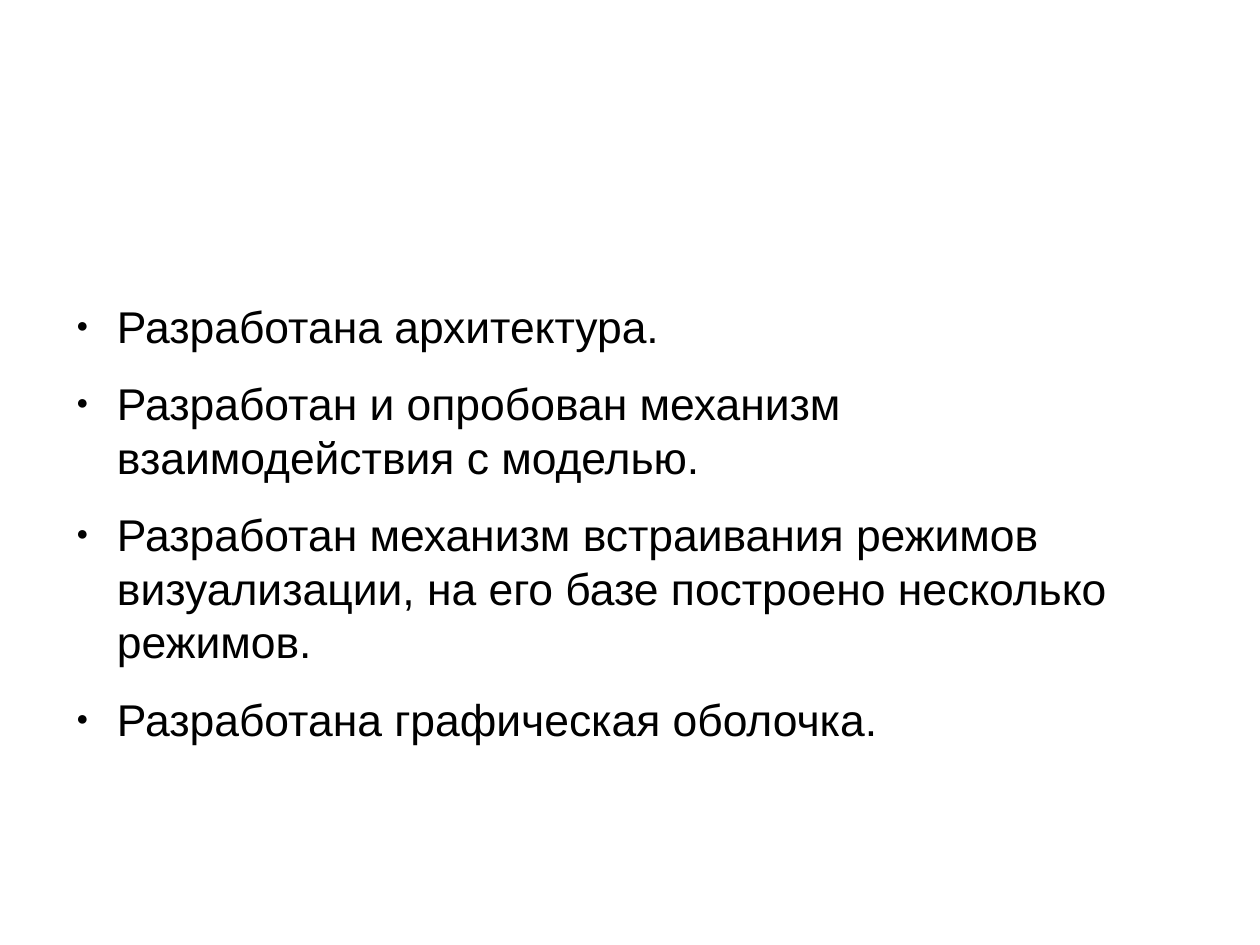
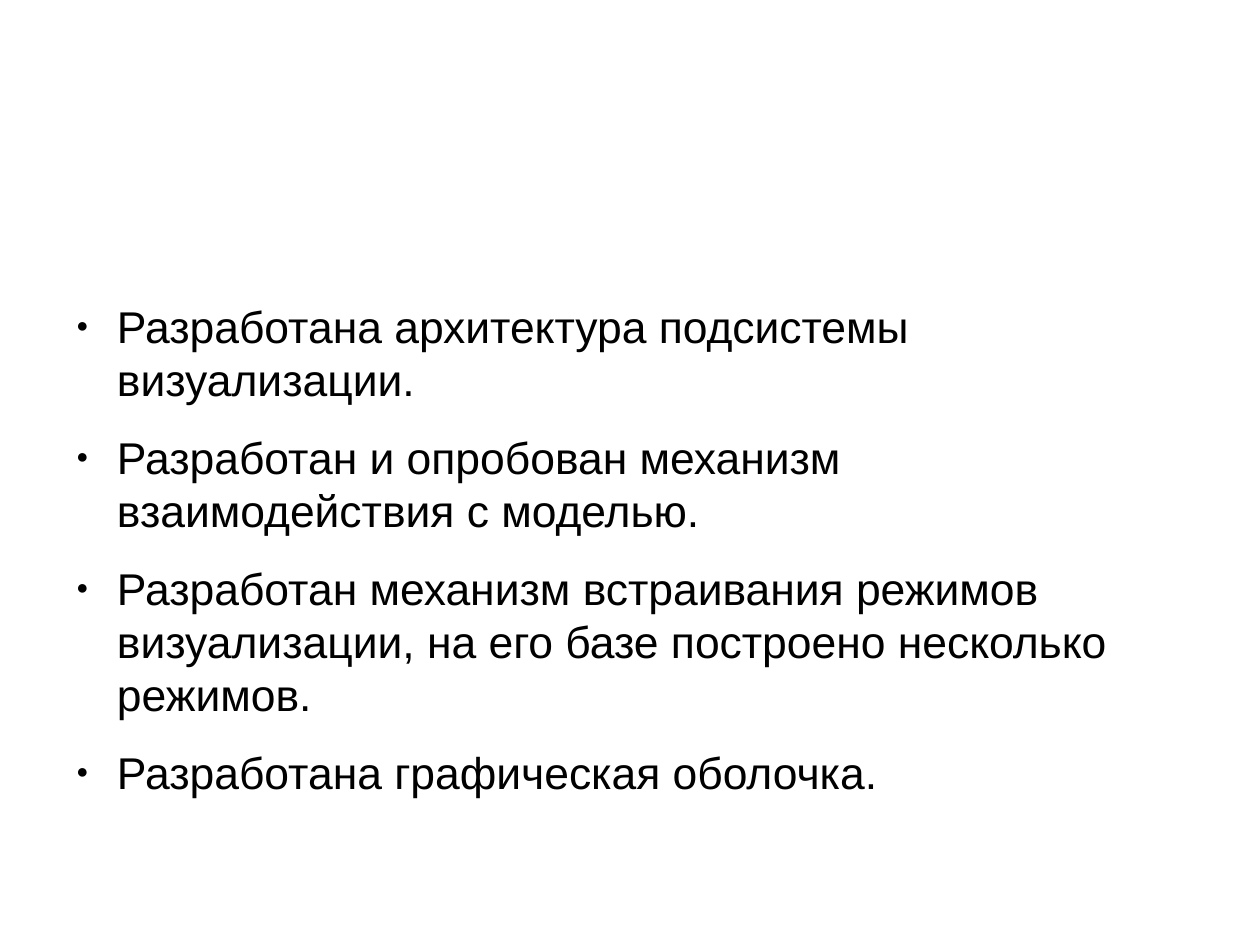
Before and after one commit to zaic/cavis, a slide deck: slide 14 of doc/issc.odp (slide 13 before the commit). Drawn at 1260x945 pixels with LibreOffice and Linux fonts; fonts in the diff are those of the drawing; background and template pictures are left out. Boxes give left, top, right and bottom in pixels: in the first picture for what was removed or moved away, otherwise in the second. Text is boxed around its words. In the diff, an @@ line names an element or a change of style, - is before the commit and + after.

```diff
--- a/doc/issc.odp
+++ b/doc/issc.odp
@@ text at box(117, 310, 909, 405): text changed @@
-● Разработана архитектура.
+● Разработана архитектура подсистемы визуализации.
```
Also in this commit, not shown: 7 other slides changed, 2 slides added, 1 slide removed, 3 other files.
